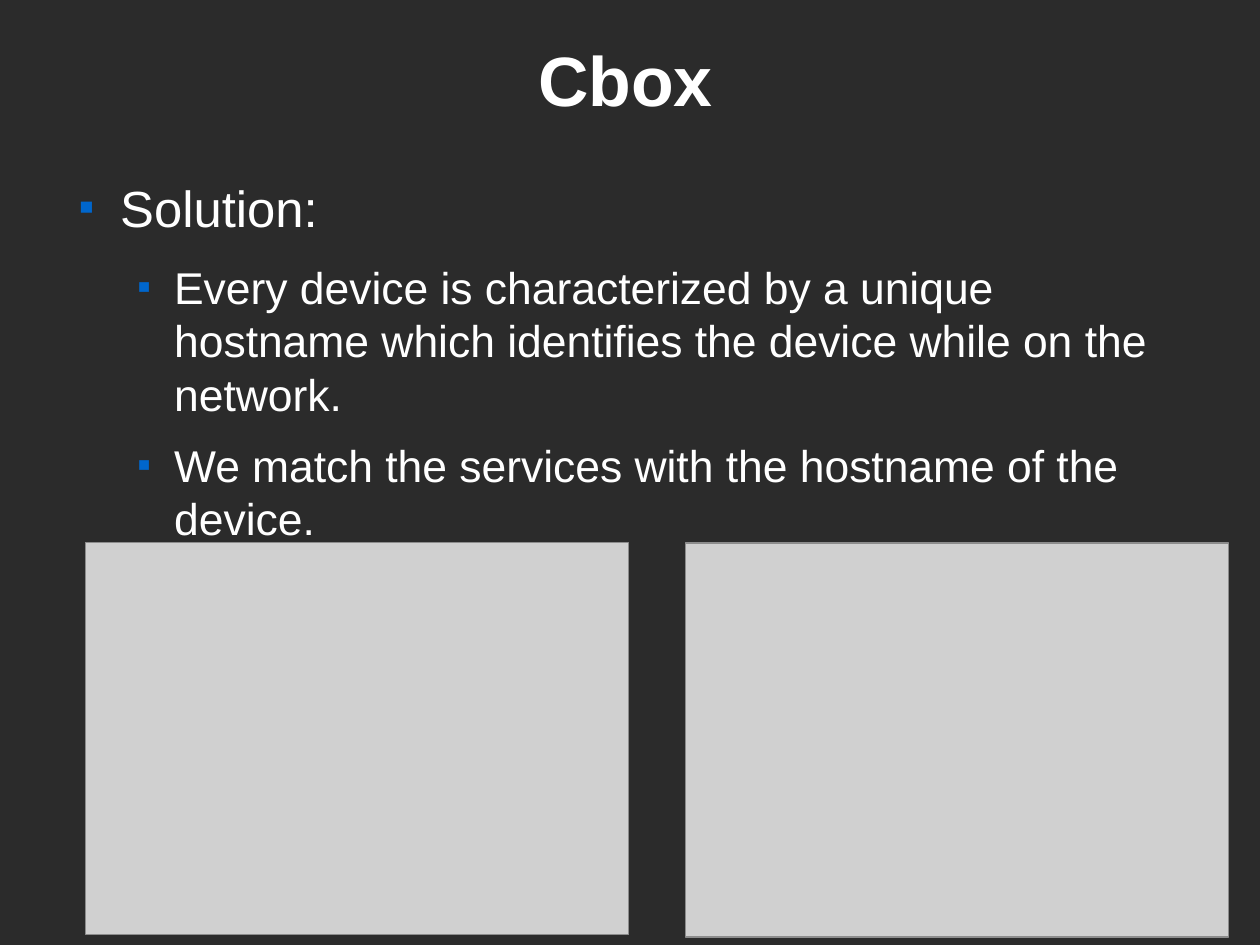
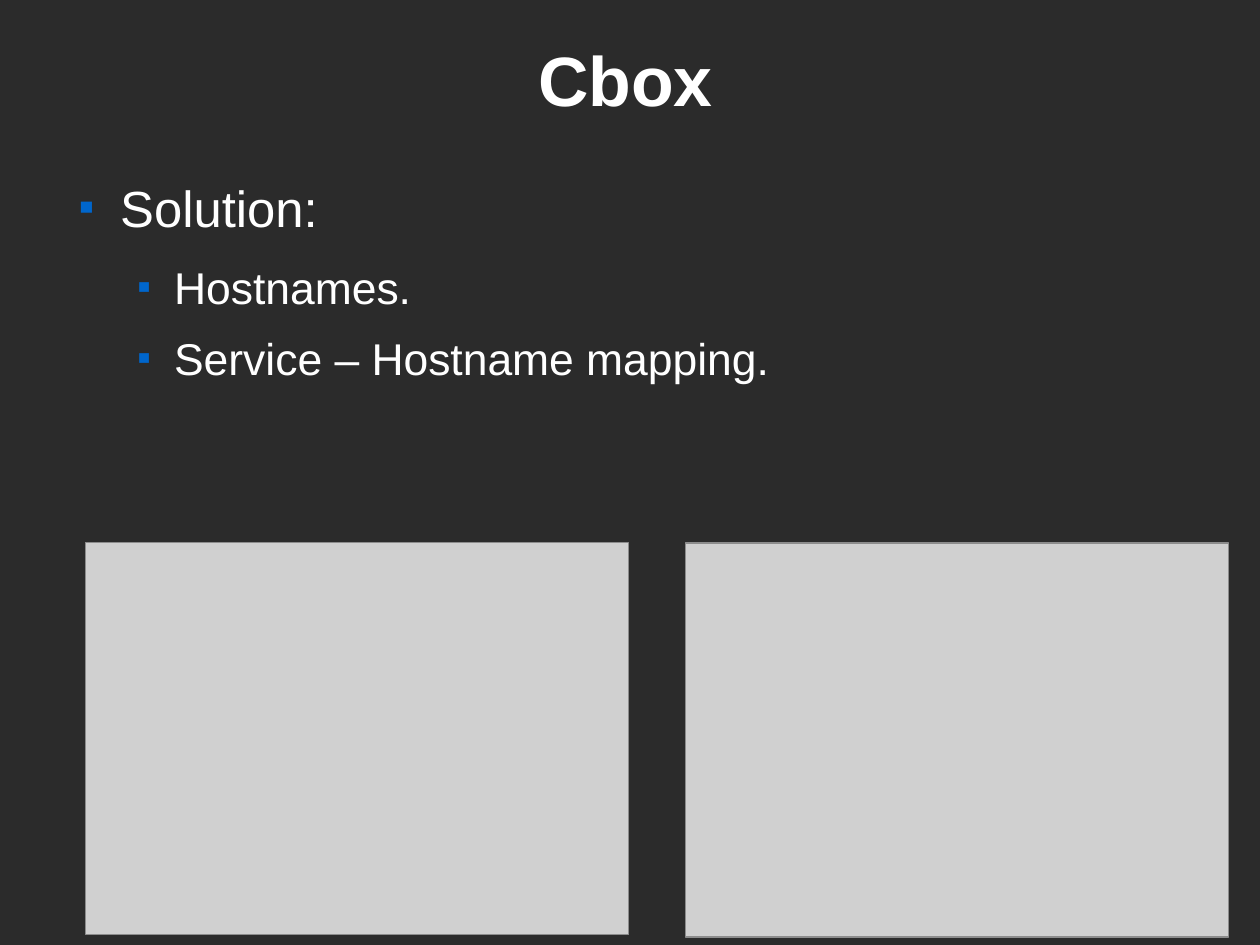
Before and after one commit to CEID-DS/cbox, a slide deck: slide 6 of doc/fosscomm/ZeroConf.odp. Drawn at 1260x945 pixels with LibreOffice and Linux fonts; fonts in the diff are those of the drawing; grey boxes stand for pictures; background and template pictures are left out; a plain dark background stands for a picture behind light text. Boxes give left, top, right and bottom in pixels: in the first picture for what was removed or moved away, otherwise in the second. Text is boxed around its words. In the diff, an @@ line names an element or a change of style, - is before the commit and + after.

```diff
--- a/doc/fosscomm/ZeroConf.odp
+++ b/doc/fosscomm/ZeroConf.odp
@@ text at (174,273,769,385): text changed @@
-  ■ Every device is characterized by a unique hostname which identifies the device while on the network.
-  ■ We match the services with the hostname of the device.
+  ■ Hostnames.
+  ■ Service – Hostname mapping.
```
Also in this commit, not shown: 8 other slides changed, 2 other files.
